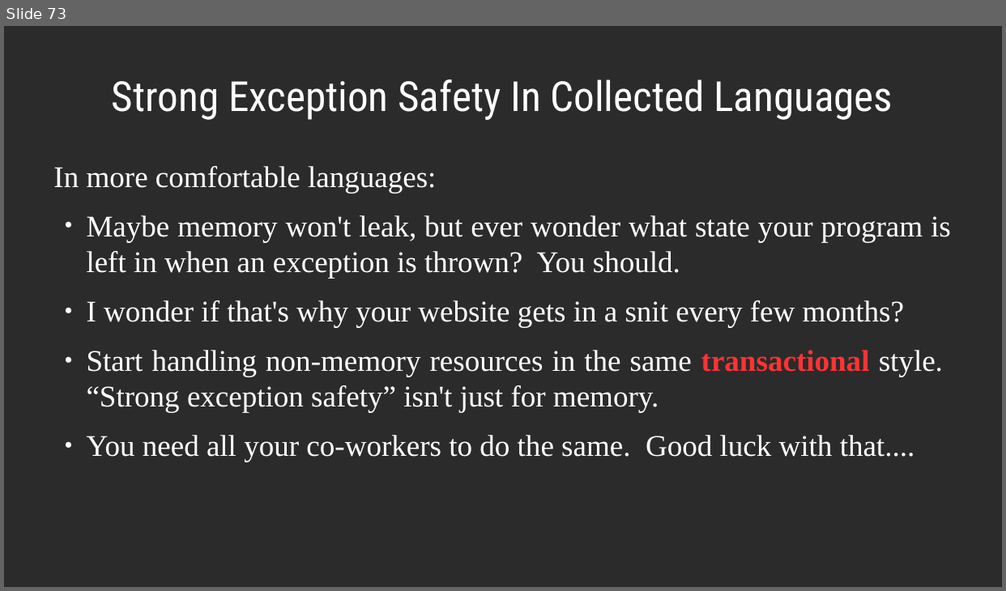
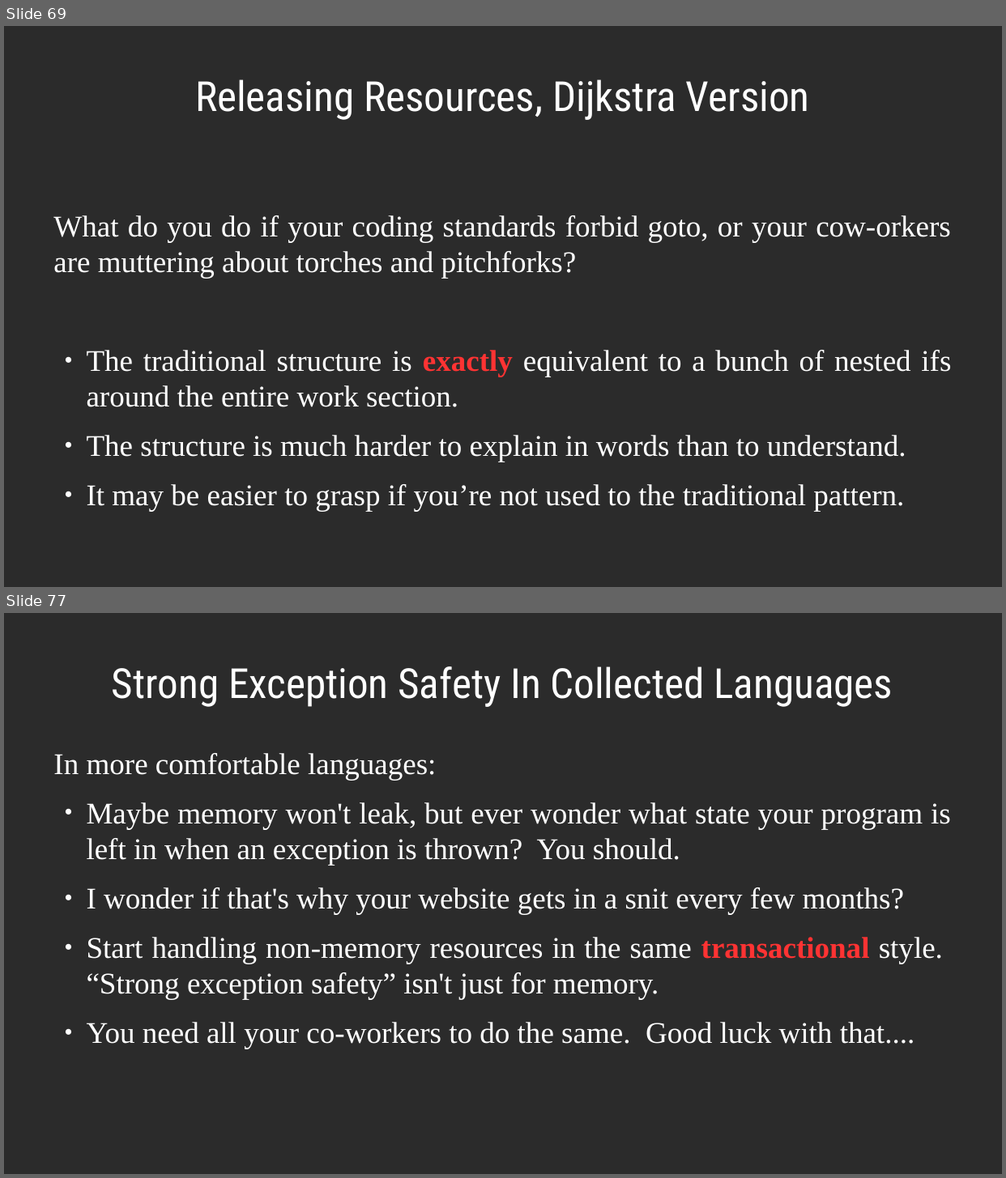
Before and after one commit to dllaurence/youngmanandc, a slide deck: 2020-youngmanandthec-scale.odp. Shown one above the other, each under a label of ours: slide 73 before the commit, slides 69 and 77 after it; the slides between them are not shown. The pictures are 1006x591 and 1006x1178 pixels, drawn with LibreOffice and Linux fonts; fonts in the diff are those of the drawing; background and template pictures are left out; a plain dark background stands for a picture behind light text. Boxes give left, top, right and bottom in pixels: in the first picture for what was removed or moved away, otherwise in the second. Text is boxed around its words. In the diff, an @@ line names an element or a change of style, - is before the commit and + after.

```diff
--- a/2020-youngmanandthec-scale.odp
+++ b/2020-youngmanandthec-scale.odp
@@ slide 69 added at [4, 26, 1002, 587], background picture (left out) @@
@@ title added at [195, 79, 810, 120], 33 pt, text #FFFFFF @@
+Releasing Resources, Dijkstra Version
@@ text added at [53, 216, 951, 512], 23.9 pt, text #FFFFFF @@
+What do you do if your coding standards forbid goto, or your cow-orkers are muttering about torches and pitchforks?
+● The traditional structure is exactly equivalent to a bunch of nested ifs around the entire work section.
+● The structure is much harder to explain in words than to understand.
+● It may be easier to grasp if you’re not used to the traditional pattern.
@@ what was slide 73 is now slide 77 @@
```
Also in this commit, not shown: 11 slides changed, 8 other slides added, 5 slides removed.
